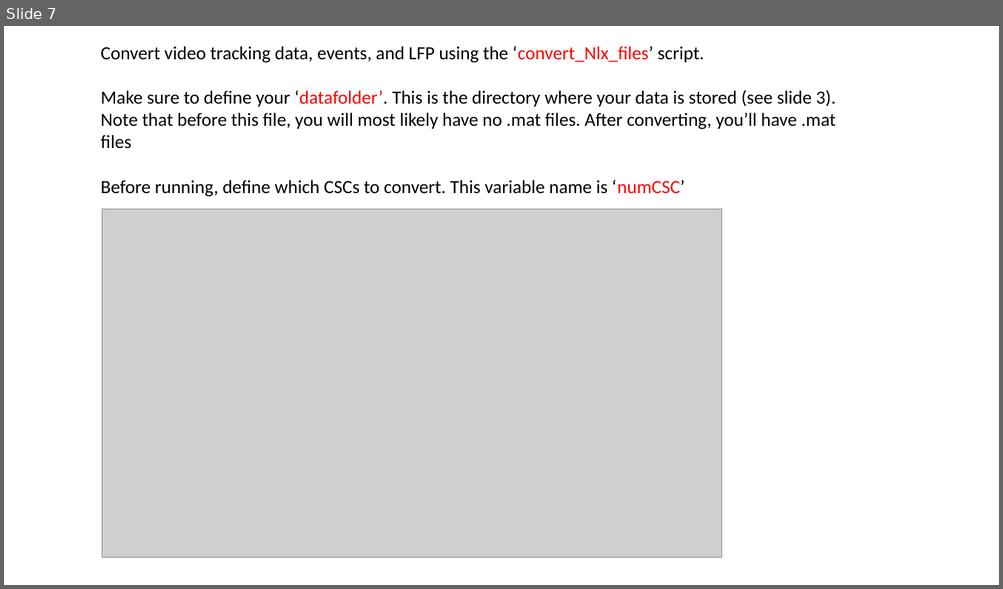
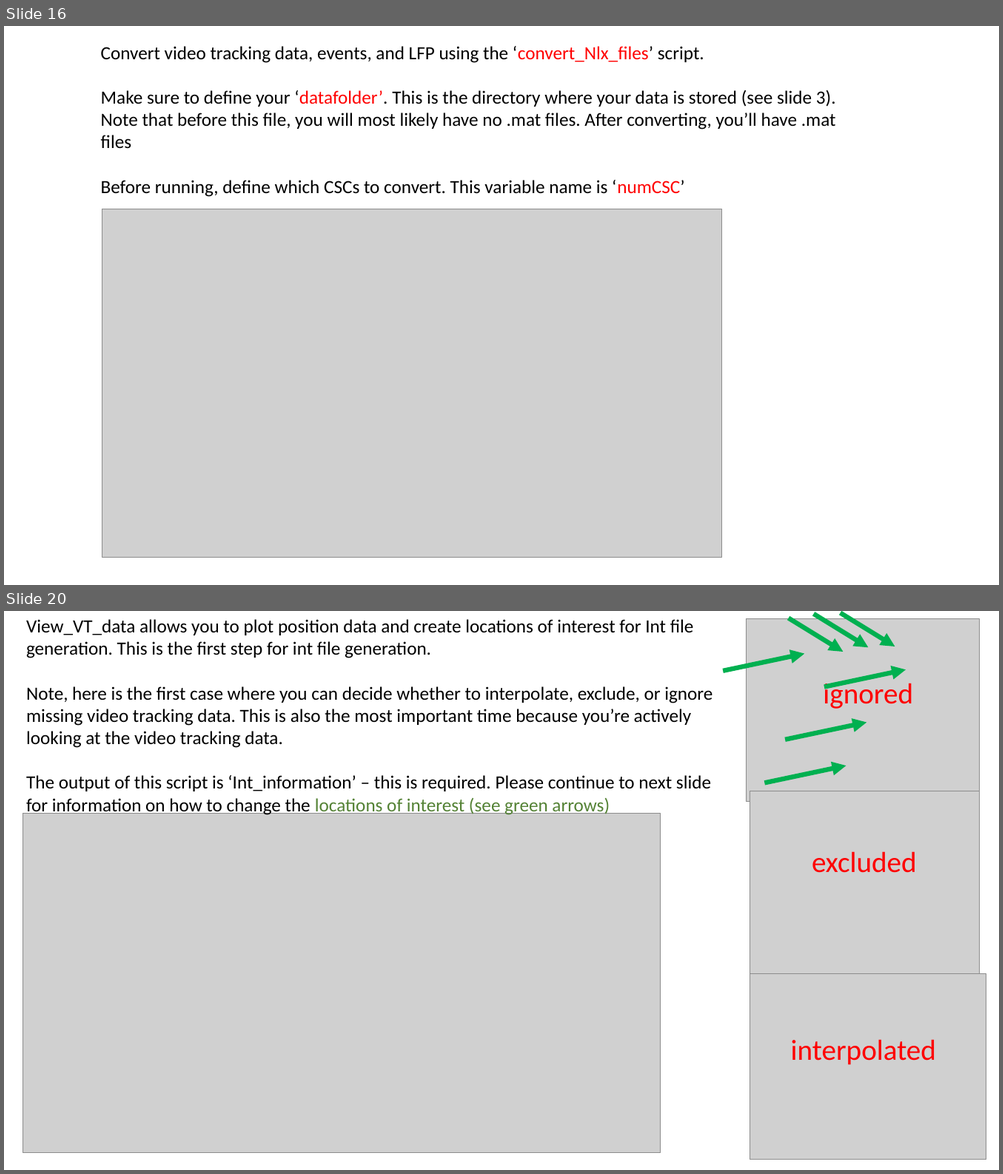
Before and after one commit to GriffinLabCode/GriffinCode, a slide deck: 1. Matlab Pipeline/Using the Matlab Pipeline.pptx. Shown one above the other, each under a label of ours: slide 7 before the commit, slides 16 and 20 after it; the slides between them are not shown. The pictures are 1003x589 and 1003x1174 pixels, drawn with LibreOffice and Linux fonts; fonts in the diff are those of the drawing; grey boxes stand for pictures. Boxes give left, top, right and bottom in pixels: in the first picture for what was removed or moved away, otherwise in the second. Text is boxed around its words. In the diff, an @@ line names an element or a change of style, - is before the commit and + after.

Commit message:
major modifications to Int creation and video tracking data extraction

```diff
--- a/1. Matlab Pipeline/Using the Matlab Pipeline.pptx
+++ b/1. Matlab Pipeline/Using the Matlab Pipeline.pptx
@@ slide 20 added at box(4, 611, 999, 1170), background #FFFFFF @@
@@ text added at box(26, 619, 712, 816), 18 pt, text #000000 @@
+View_VT_data allows you to plot position data and create locations of interest for Int file generation. This is the first step for int file generation.
+Note, here is the first case where you can decide whether to interpolate, exclude, or ignore missing video tracking data. This is also the most important time because you’re actively looking at the video tracking data.
+The output of this script is ‘Int_information’ – this is required. Please continue to next slide for information on how to change the locations of interest (see green arrows)
@@ picture added at box(746, 618, 980, 801) @@
@@ arrow added from (788, 618) to (842, 652), #00B050 4.5 pt @@
@@ arrow added from (814, 614) to (868, 647), #00B050 4.5 pt @@
@@ arrow added from (840, 613) to (895, 647), #00B050 4.5 pt @@
@@ arrow added from (723, 671) to (805, 653), #00B050 4.5 pt @@
@@ arrow added from (824, 687) to (905, 670), #00B050 4.5 pt @@
@@ text added at box(822, 679, 913, 709), 28 pt, text #FF0000 @@
+ignored
@@ arrow added from (785, 739) to (867, 722), #00B050 4.5 pt @@
@@ arrow added from (764, 783) to (845, 766), #00B050 4.5 pt @@
@@ picture added at box(750, 792, 980, 974) @@
@@ picture added at box(22, 813, 660, 1153) @@
@@ text added at box(811, 851, 916, 873), 28 pt, text #FF0000 @@
+excluded
@@ picture added at box(750, 974, 986, 1160) @@
@@ text added at box(791, 1039, 936, 1065), 28 pt, text #FF0000 @@
+interpolated
@@ what was slide 7 is now slide 16 @@
```
Also in this commit, not shown: 3 slides changed, 14 other slides added, 34 other files.
